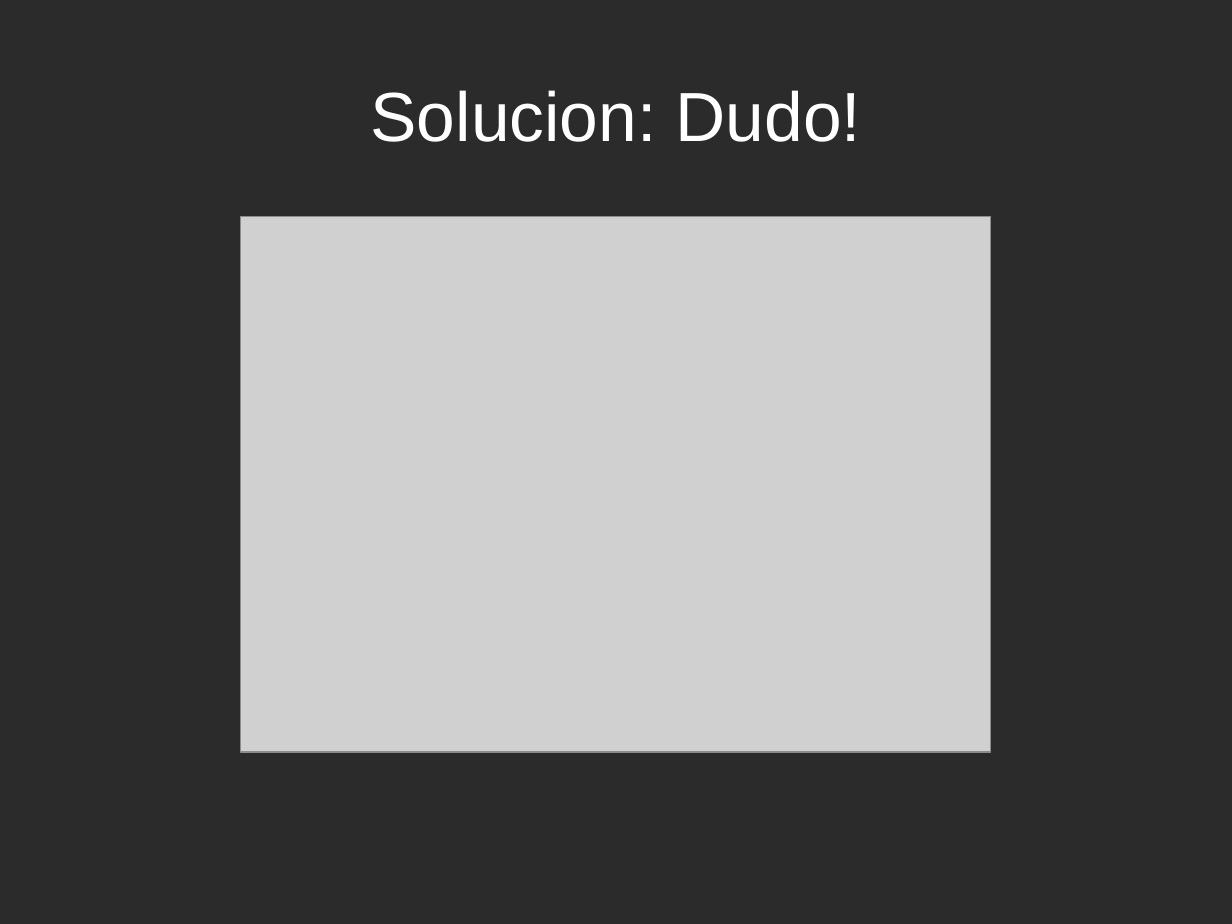
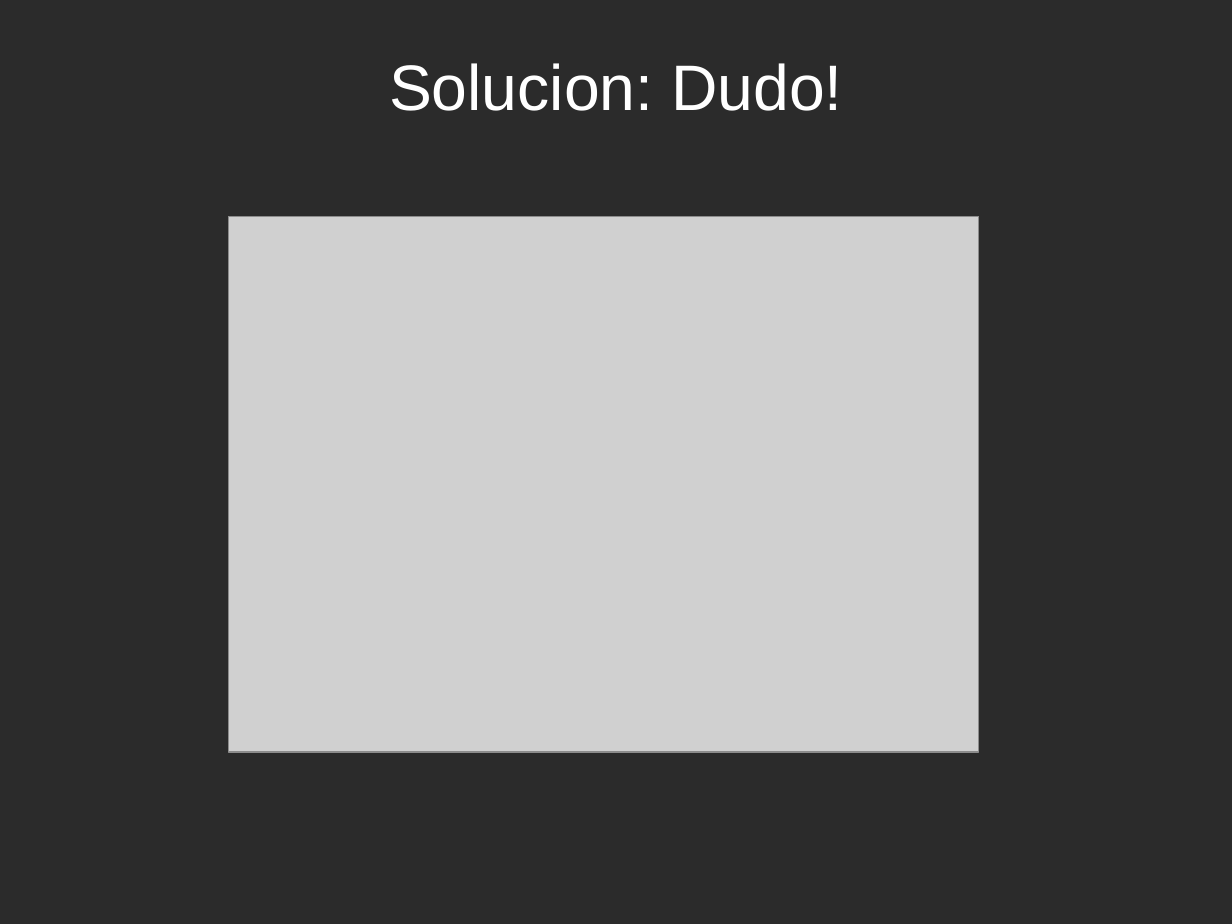
Before and after one commit to ja-mf/cacho, a slide deck: slide 3 of informe/pptmulti.odp. Drawn at 1232x924 pixels with LibreOffice and Linux fonts; fonts in the diff are those of the drawing; grey boxes stand for pictures; background and template pictures are left out; a plain dark background stands for a picture behind light text. Boxes give left, top, right and bottom in pixels: in the first picture for what was removed or moved away, otherwise in the second. Text is boxed around its words. In the diff, an @@ line names an element or a change of style, - is before the commit and + after.

```diff
--- a/informe/pptmulti.odp
+++ b/informe/pptmulti.odp
@@ title "Solucion: Dudo!" at bbox=[389, 63, 842, 111]: size 44.8 to 41.4 pt @@
@@ picture: place and size @@
-picture at bbox=[241, 216, 992, 752]
+picture at bbox=[228, 216, 978, 752]
```
Also in this commit, not shown: 14 other slides changed, 3 slides added, 1 slide removed, 20 other files.
